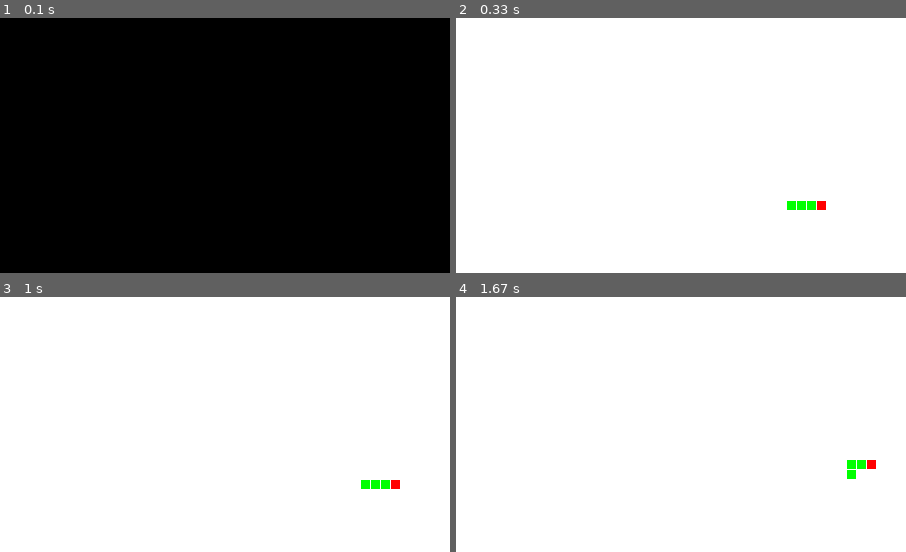
Above: before the commit, frames 1-4 (two rows, left to right).
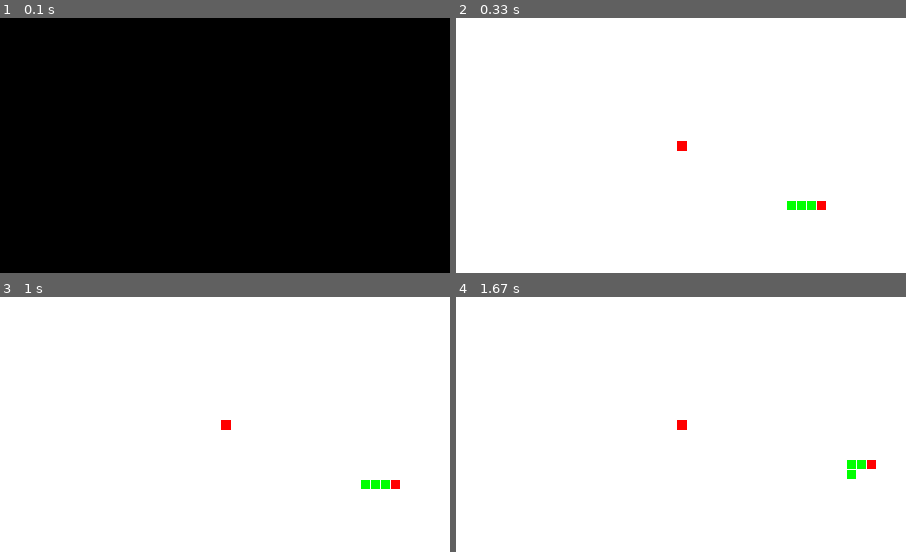
Above: after the commit, the same moments.

Repository: kaddour-khaled/pygame
Game: pygame game, started from snake.py
Same seed, same stepped clock (60 frames per second), same inputs: the game is played once before the commit and once after it.
Inputs:
- Up to frame 1 (0.1 s): no input
- Up to frame 2 (0.33 s): no input
- Up to frame 3 (1 s): hold Up from 0.83 s (still down)
- Up to frame 4 (1.67 s): release Up at 1.3 s; hold Right from 1.33 s (still down)
The pictures show only the part of the screen within x 13-63%, y 13-63%; the shares and areas given below are measured in that part.

Frame 1 is identical in both runs. In frame 2, less than 0.1% of the frame differs, in the area x 49-52%, y 48-53%; in frame 3, less than 0.1%; in frame 4, less than 0.1%.

Commit message:
draw the food on window

Diff:
--- a/snake.py
+++ b/snake.py
@@ -1,4 +1,5 @@
 import pygame
+import random
 
 # initialize Global variabel
 
@@ -52,7 +53,12 @@
 
     print(DX, DY)
 
-def draw_window(snake):
+def create_random_food():
+    # create food in window
+    x, y = random.randrange(0, WIDTH-UNIT_WIDTH, UNIT_WIDTH), random.randrange(0, HEIGHT-UNIT_HEIGHT, UNIT_HEIGHT)
+    return pygame.rect.Rect(x, y, UNIT_WIDTH, UNIT_HEIGHT)
+
+def draw_window(snake, food):
     # draw window and objects
 
     # clean the window
@@ -62,11 +68,13 @@
     # draw the snake on the window
     for (i, r) in enumerate(snake):
         if i == 0:
-            pygame.draw.rect(WINDOW, HEAD_COLOR, r, 0)
+            pygame.draw.rect(WINDOW, HEAD_COLOR, r)
 
         else:
-            pygame.draw.rect(WINDOW, BODY_COLOR, r, 0)
+            pygame.draw.rect(WINDOW, BODY_COLOR, r)
 
+    # draw food
+    pygame.draw.rect(WINDOW, HEAD_COLOR, food)
     # update the window
     pygame.display.update()
 
@@ -75,7 +83,8 @@
     run = True
     clock = pygame.time.Clock()
 
-    snake = init_snake();
+    snake = init_snake()
+    food = create_random_food()
     DX, DY = 1, 0
 
     while run:
@@ -103,7 +112,7 @@
                 pygame.time.delay(1000)
                 run = False
         move_snake(snake, DX, DY)
-        draw_window(snake)
+        draw_window(snake, food)
 
     pygame.quit()
 
